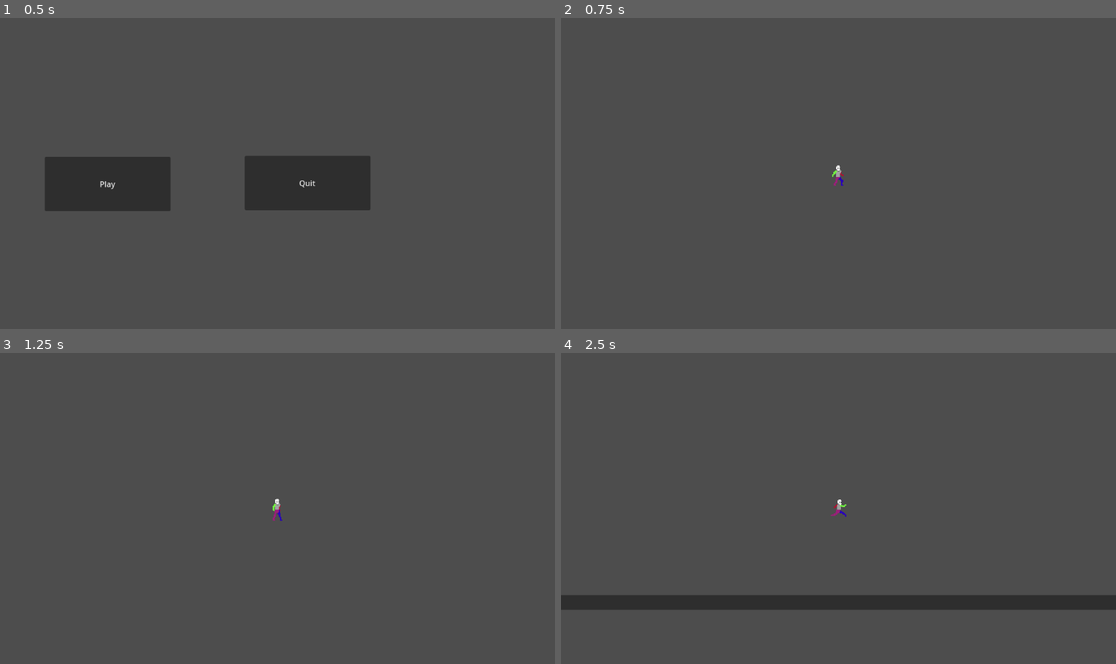
Above: before the commit, frames 1-4 (two rows, left to right).
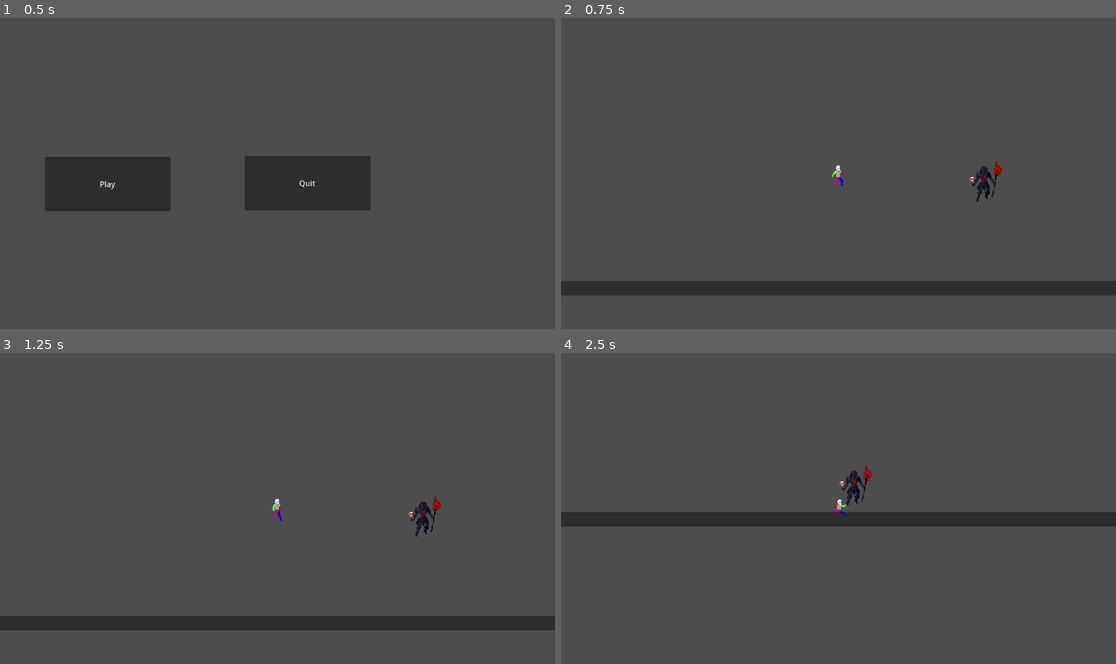
Above: after the commit, the same moments.

Repository: bburciaga/giggle-gauntlet
Game: Godot game, scene res://main.tscn
Same seed, same stepped clock (60 frames per second), same inputs: the game is played once before the commit and once after it.
Inputs:
- Up to frame 1 (0.5 s): no input
- Up to frame 2 (0.75 s): click "Play" at 0.5 s
- Up to frame 3 (1.25 s): no input
- Up to frame 4 (2.5 s): tap Enter at 1.25 s; hold D (move_right) 1.28-2.03 s; hold S (move_down) from 2.03 s (still down)

Frame 1 is identical in both runs. In frame 2, 4.7% of the frame differs, in the area x 0-100%, y 46-90%; in frame 3, 4.7%; in frame 4, 9.6%, in the area x 0-100%, y 36-83%.

Commit message:
Add Necromance to follow Player around

Diff:
--- /dev/null
+++ b/Player/Necromancer.gd
@@ -0,0 +1,19 @@
+extends CharacterBody2D
+
+var player
+var speed = 300
+var chase = false
+
+func _physics_process(delta):
+	if chase == true:
+		#print(player.global_position)
+		var direction = (player.global_position - self.global_position).normalized()
+		velocity = direction * speed
+		print(velocity.x)
+	move_and_slide()
+
+func _on_player_detection_body_entered(body):
+	if body.name == "Player":
+		player = body
+		chase = true;
+		print(player)
--- /dev/null
+++ b/Player/Necromancer.tscn
@@ -0,0 +1,381 @@
+[gd_scene load_steps=52 format=3 uid="uid://bnn0qs3fhbgsh"]
+
+[ext_resource type="Texture2D" uid="uid://w34n4o0hbsr2" path="res://assets/Necromancer.png" id="1_e3vfi"]
+[ext_resource type="Script" path="res://Player/Necromancer.gd" id="1_qagpp"]
+
+[sub_resource type="CapsuleShape2D" id="CapsuleShape2D_be2om"]
+height = 50.0
+
+[sub_resource type="AtlasTexture" id="AtlasTexture_u5kud"]
+atlas = ExtResource("1_e3vfi")
+region = Rect2(0, 256, 160, 128)
+
+[sub_resource type="AtlasTexture" id="AtlasTexture_trw6i"]
+atlas = ExtResource("1_e3vfi")
+region = Rect2(160, 256, 160, 128)
+
+[sub_resource type="AtlasTexture" id="AtlasTexture_gbmch"]
+atlas = ExtResource("1_e3vfi")
+region = Rect2(320, 256, 160, 128)
+
+[sub_resource type="AtlasTexture" id="AtlasTexture_4e7s2"]
+atlas = ExtResource("1_e3vfi")
+region = Rect2(480, 256, 160, 128)
+
+[sub_resource type="AtlasTexture" id="AtlasTexture_0p57t"]
+atlas = ExtResource("1_e3vfi")
+region = Rect2(640, 256, 160, 128)
+
+[sub_resource type="AtlasTexture" id="AtlasTexture_kyk0p"]
+atlas = ExtResource("1_e3vfi")
+region = Rect2(800, 256, 160, 128)
+
+[sub_resource type="AtlasTexture" id="AtlasTexture_c6bmv"]
+atlas = ExtResource("1_e3vfi")
+region = Rect2(960, 256, 160, 128)
+
+[sub_resource type="AtlasTexture" id="AtlasTexture_o3n0o"]
+atlas = ExtResource("1_e3vfi")
+region = Rect2(1120, 256, 160, 128)
+
+[sub_resource type="AtlasTexture" id="AtlasTexture_v55ql"]
+atlas = ExtResource("1_e3vfi")
+region = Rect2(1280, 256, 160, 128)
+
+[sub_resource type="AtlasTexture" id="AtlasTexture_nf066"]
+atlas = ExtResource("1_e3vfi")
+region = Rect2(1440, 256, 160, 128)
+
+[sub_resource type="AtlasTexture" id="AtlasTexture_u4bny"]
+atlas = ExtResource("1_e3vfi")
+region = Rect2(1600, 256, 160, 128)
+
+[sub_resource type="AtlasTexture" id="AtlasTexture_tghph"]
+atlas = ExtResource("1_e3vfi")
+region = Rect2(1760, 256, 160, 128)
+
+[sub_resource type="AtlasTexture" id="AtlasTexture_e7skp"]
+atlas = ExtResource("1_e3vfi")
+region = Rect2(1920, 256, 160, 128)
+
+[sub_resource type="AtlasTexture" id="AtlasTexture_ut7wk"]
+atlas = ExtResource("1_e3vfi")
+region = Rect2(0, 0, 160, 128)
+
+[sub_resource type="AtlasTexture" id="AtlasTexture_ulg5b"]
+atlas = ExtResource("1_e3vfi")
+region = Rect2(160, 0, 160, 128)
+
+[sub_resource type="AtlasTexture" id="AtlasTexture_r2jd5"]
+atlas = ExtResource("1_e3vfi")
+region = Rect2(160, 128, 160, 128)
+
+[sub_resource type="AtlasTexture" id="AtlasTexture_xyfy8"]
+atlas = ExtResource("1_e3vfi")
+region = Rect2(0, 768, 160, 128)
+
+[sub_resource type="AtlasTexture" id="AtlasTexture_77iu6"]
+atlas = ExtResource("1_e3vfi")
+region = Rect2(160, 768, 160, 128)
+
+[sub_resource type="AtlasTexture" id="AtlasTexture_g7p11"]
+atlas = ExtResource("1_e3vfi")
+region = Rect2(320, 768, 160, 128)
+
+[sub_resource type="AtlasTexture" id="AtlasTexture_vtn12"]
+atlas = ExtResource("1_e3vfi")
+region = Rect2(480, 768, 160, 128)
+
+[sub_resource type="AtlasTexture" id="AtlasTexture_pq7al"]
+atlas = ExtResource("1_e3vfi")
+region = Rect2(640, 768, 160, 128)
+
+[sub_resource type="AtlasTexture" id="AtlasTexture_irnle"]
+atlas = ExtResource("1_e3vfi")
+region = Rect2(800, 768, 160, 128)
+
+[sub_resource type="AtlasTexture" id="AtlasTexture_cx44o"]
+atlas = ExtResource("1_e3vfi")
+region = Rect2(960, 768, 160, 128)
+
+[sub_resource type="AtlasTexture" id="AtlasTexture_hsmd1"]
+atlas = ExtResource("1_e3vfi")
+region = Rect2(1120, 768, 160, 128)
+
+[sub_resource type="AtlasTexture" id="AtlasTexture_yngeb"]
+atlas = ExtResource("1_e3vfi")
+region = Rect2(1280, 768, 160, 128)
+
+[sub_resource type="AtlasTexture" id="AtlasTexture_172da"]
+atlas = ExtResource("1_e3vfi")
+region = Rect2(0, 640, 160, 128)
+
+[sub_resource type="AtlasTexture" id="AtlasTexture_q16gn"]
+atlas = ExtResource("1_e3vfi")
+region = Rect2(160, 640, 160, 128)
+
+[sub_resource type="AtlasTexture" id="AtlasTexture_vj77d"]
+atlas = ExtResource("1_e3vfi")
+region = Rect2(320, 640, 160, 128)
+
+[sub_resource type="AtlasTexture" id="AtlasTexture_5nt70"]
+atlas = ExtResource("1_e3vfi")
+region = Rect2(480, 640, 160, 128)
+
+[sub_resource type="AtlasTexture" id="AtlasTexture_rqpcv"]
+atlas = ExtResource("1_e3vfi")
+region = Rect2(640, 640, 160, 128)
+
+[sub_resource type="AtlasTexture" id="AtlasTexture_a3itk"]
+atlas = ExtResource("1_e3vfi")
+region = Rect2(0, 0, 160, 128)
+
+[sub_resource type="AtlasTexture" id="AtlasTexture_r3mm3"]
+atlas = ExtResource("1_e3vfi")
+region = Rect2(160, 0, 160, 128)
+
+[sub_resource type="AtlasTexture" id="AtlasTexture_4hm88"]
+atlas = ExtResource("1_e3vfi")
+region = Rect2(320, 0, 160, 128)
+
+[sub_resource type="AtlasTexture" id="AtlasTexture_pmbiq"]
+atlas = ExtResource("1_e3vfi")
+region = Rect2(480, 0, 160, 128)
+
+[sub_resource type="AtlasTexture" id="AtlasTexture_kuc14"]
+atlas = ExtResource("1_e3vfi")
+region = Rect2(640, 0, 160, 128)
+
+[sub_resource type="AtlasTexture" id="AtlasTexture_m40e2"]
+atlas = ExtResource("1_e3vfi")
+region = Rect2(800, 0, 160, 128)
+
+[sub_resource type="AtlasTexture" id="AtlasTexture_x8qtj"]
+atlas = ExtResource("1_e3vfi")
+region = Rect2(960, 0, 160, 128)
+
+[sub_resource type="AtlasTexture" id="AtlasTexture_up3vt"]
+atlas = ExtResource("1_e3vfi")
+region = Rect2(1120, 0, 160, 128)
+
+[sub_resource type="AtlasTexture" id="AtlasTexture_j1yrc"]
+atlas = ExtResource("1_e3vfi")
+region = Rect2(0, 128, 160, 128)
+
+[sub_resource type="AtlasTexture" id="AtlasTexture_a7ija"]
+atlas = ExtResource("1_e3vfi")
+region = Rect2(160, 128, 160, 128)
+
+[sub_resource type="AtlasTexture" id="AtlasTexture_pcjeo"]
+atlas = ExtResource("1_e3vfi")
+region = Rect2(320, 128, 160, 128)
+
+[sub_resource type="AtlasTexture" id="AtlasTexture_o0lrn"]
+atlas = ExtResource("1_e3vfi")
+region = Rect2(480, 128, 160, 128)
+
+[sub_resource type="AtlasTexture" id="AtlasTexture_iv8kc"]
+atlas = ExtResource("1_e3vfi")
+region = Rect2(640, 128, 160, 128)
+
+[sub_resource type="AtlasTexture" id="AtlasTexture_y6a5n"]
+atlas = ExtResource("1_e3vfi")
+region = Rect2(800, 128, 160, 128)
+
+[sub_resource type="AtlasTexture" id="AtlasTexture_fa7mr"]
+atlas = ExtResource("1_e3vfi")
+region = Rect2(960, 128, 160, 128)
+
+[sub_resource type="AtlasTexture" id="AtlasTexture_wbta6"]
+atlas = ExtResource("1_e3vfi")
+region = Rect2(1120, 128, 160, 128)
+
+[sub_resource type="SpriteFrames" id="SpriteFrames_hpofi"]
+animations = [{
+"frames": [{
+"duration": 1.0,
+"texture": SubResource("AtlasTexture_u5kud")
+}, {
+"duration": 1.0,
+"texture": SubResource("AtlasTexture_trw6i")
+}, {
+"duration": 1.0,
+"texture": SubResource("AtlasTexture_gbmch")
+}, {
+"duration": 1.0,
+"texture": SubResource("AtlasTexture_4e7s2")
+}, {
+"duration": 1.0,
+"texture": SubResource("AtlasTexture_0p57t")
+}, {
+"duration": 1.0,
+"texture": SubResource("AtlasTexture_kyk0p")
+}, {
+"duration": 1.0,
+"texture": SubResource("AtlasTexture_c6bmv")
+}, {
+"duration": 1.0,
+"texture": SubResource("AtlasTexture_o3n0o")
+}, {
+"duration": 1.0,
+"texture": SubResource("AtlasTexture_v55ql")
+}, {
+"duration": 1.0,
+"texture": SubResource("AtlasTexture_nf066")
+}, {
+"duration": 1.0,
+"texture": SubResource("AtlasTexture_u4bny")
+}, {
+"duration": 1.0,
+"texture": SubResource("AtlasTexture_tghph")
+}, {
+"duration": 1.0,
+"texture": SubResource("AtlasTexture_e7skp")
+}],
+"loop": true,
+"name": &"Attack",
+"speed": 5.0
+}, {
+"frames": [{
+"duration": 1.0,
+"texture": SubResource("AtlasTexture_ut7wk")
+}, {
+"duration": 1.0,
+"texture": SubResource("AtlasTexture_ulg5b")
+}, {
+"duration": 1.0,
+"texture": SubResource("AtlasTexture_r2jd5")
+}, {
+"duration": 1.0,
+"texture": SubResource("AtlasTexture_xyfy8")
+}, {
+"duration": 1.0,
+"texture": SubResource("AtlasTexture_77iu6")
+}, {
+"duration": 1.0,
+"texture": SubResource("AtlasTexture_g7p11")
+}, {
+"duration": 1.0,
+"texture": SubResource("AtlasTexture_vtn12")
+}, {
+"duration": 1.0,
+"texture": SubResource("AtlasTexture_pq7al")
+}, {
+"duration": 1.0,
+"texture": SubResource("AtlasTexture_irnle")
+}, {
+"duration": 1.0,
+"texture": SubResource("AtlasTexture_cx44o")
+}, {
+"duration": 1.0,
+"texture": SubResource("AtlasTexture_hsmd1")
+}, {
+"duration": 1.0,
+"texture": SubResource("AtlasTexture_yngeb")
+}],
+"loop": true,
+"name": &"Death",
+"speed": 5.0
+}, {
+"frames": [{
+"duration": 1.0,
+"texture": SubResource("AtlasTexture_172da")
+}, {
+"duration": 1.0,
+"texture": SubResource("AtlasTexture_q16gn")
+}, {
+"duration": 1.0,
+"texture": SubResource("AtlasTexture_vj77d")
+}, {
+"duration": 1.0,
+"texture": SubResource("AtlasTexture_5nt70")
+}, {
+"duration": 1.0,
+"texture": SubResource("AtlasTexture_rqpcv")
+}],
+"loop": true,
+"name": &"Hurt",
+"speed": 5.0
+}, {
+"frames": [{
+"duration": 1.0,
+"texture": SubResource("AtlasTexture_a3itk")
+}, {
+"duration": 1.0,
+"texture": SubResource("AtlasTexture_r3mm3")
+}, {
+"duration": 1.0,
+"texture": SubResource("AtlasTexture_4hm88")
+}, {
+"duration": 1.0,
+"texture": SubResource("AtlasTexture_pmbiq")
+}, {
+"duration": 1.0,
+"texture": SubResource("AtlasTexture_kuc14")
+}, {
+"duration": 1.0,
+"texture": SubResource("AtlasTexture_m40e2")
+}, {
+"duration": 1.0,
+"texture": SubResource("AtlasTexture_x8qtj")
+}, {
+"duration": 1.0,
+"texture": SubResource("AtlasTexture_up3vt")
+}],
+"loop": true,
+"name": &"Idle",
+"speed": 5.0
+}, {
+"frames": [{
+"duration": 1.0,
+"texture": SubResource("AtlasTexture_j1yrc")
+}, {
+"duration": 1.0,
+"texture": SubResource("AtlasTexture_a7ija")
+}, {
+"duration": 1.0,
+"texture": SubResource("AtlasTexture_pcjeo")
+}, {
+"duration": 1.0,
+"texture": SubResource("AtlasTexture_o0lrn")
+}, {
+"duration": 1.0,
+"texture": SubResource("AtlasTexture_iv8kc")
+}, {
+"duration": 1.0,
+"texture": SubResource("AtlasTexture_y6a5n")
+}, {
+"duration": 1.0,
+"texture": SubResource("AtlasTexture_fa7mr")
+}, {
+"duration": 1.0,
+"texture": SubResource("AtlasTexture_wbta6")
+}],
+"loop": true,
+"name": &"Run",
+"speed": 5.0
+}]
+
+[sub_resource type="CircleShape2D" id="CircleShape2D_j8q2c"]
+radius = 154.434
+
+[node name="CharacterBody2D" type="CharacterBody2D"]
+script = ExtResource("1_qagpp")
+
+[node name="CollisionShape2D" type="CollisionShape2D" parent="."]
+position = Vector2(0, 8)
+shape = SubResource("CapsuleShape2D_be2om")
+
+[node name="AnimatedSprite2D" type="AnimatedSprite2D" parent="."]
+position = Vector2(-1, -20)
+sprite_frames = SubResource("SpriteFrames_hpofi")
+animation = &"Death"
+frame_progress = 0.0251188
+
+[node name="PlayerDetection" type="Area2D" parent="."]
+
+[node name="CollisionShape2D" type="CollisionShape2D" parent="PlayerDetection"]
+shape = SubResource("CircleShape2D_j8q2c")
+
+[connection signal="area_entered" from="PlayerDetection" to="." method="_on_player_detection_area_entered"]
+[connection signal="body_entered" from="PlayerDetection" to="." method="_on_player_detection_body_entered"]
--- a/world.tscn
+++ b/world.tscn
@@ -1,6 +1,7 @@
-[gd_scene load_steps=4 format=3 uid="uid://cgy627vpf0i1m"]
+[gd_scene load_steps=5 format=3 uid="uid://cgy627vpf0i1m"]
 
 [ext_resource type="PackedScene" uid="uid://clhmrsqbyjwkw" path="res://Player/Player.tscn" id="1_2ti2f"]
+[ext_resource type="PackedScene" uid="uid://bnn0qs3fhbgsh" path="res://Player/Necromancer.tscn" id="2_slrmc"]
 
 [sub_resource type="RectangleShape2D" id="RectangleShape2D_tanib"]
 size = Vector2(1171, 15)
@@ -10,7 +11,7 @@
 
 [node name="World" type="Node2D"]
 
-[node name="CharacterBody2D" parent="." instance=ExtResource("1_2ti2f")]
+[node name="Player" parent="." instance=ExtResource("1_2ti2f")]
 position = Vector2(489, 298)
 
 [node name="StaticBody2D" type="StaticBody2D" parent="."]
@@ -32,7 +33,9 @@
 shape = SubResource("RectangleShape2D_sdfqw")
 
 [node name="PanelContainer" type="PanelContainer" parent="."]
-offset_left = -4.0
-offset_top = 546.0
-offset_right = 1163.0
-offset_bottom = 565.0
+offset_top = 438.0
+offset_right = 1167.0
+offset_bottom = 457.0
+
+[node name="CharacterBody2D2" parent="." instance=ExtResource("2_slrmc")]
+position = Vector2(678, 304)
Binary file added: assets/Necromancer.png
Not shown, added: assets/Necromancer.png.import
